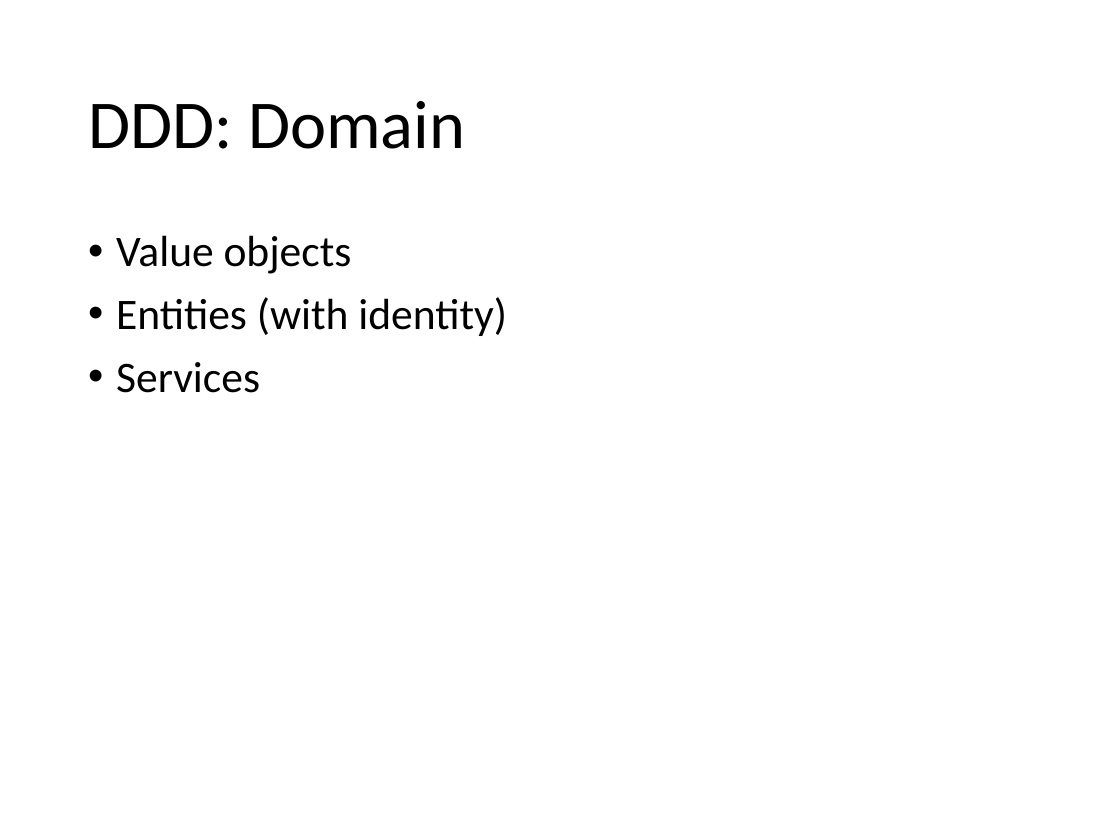
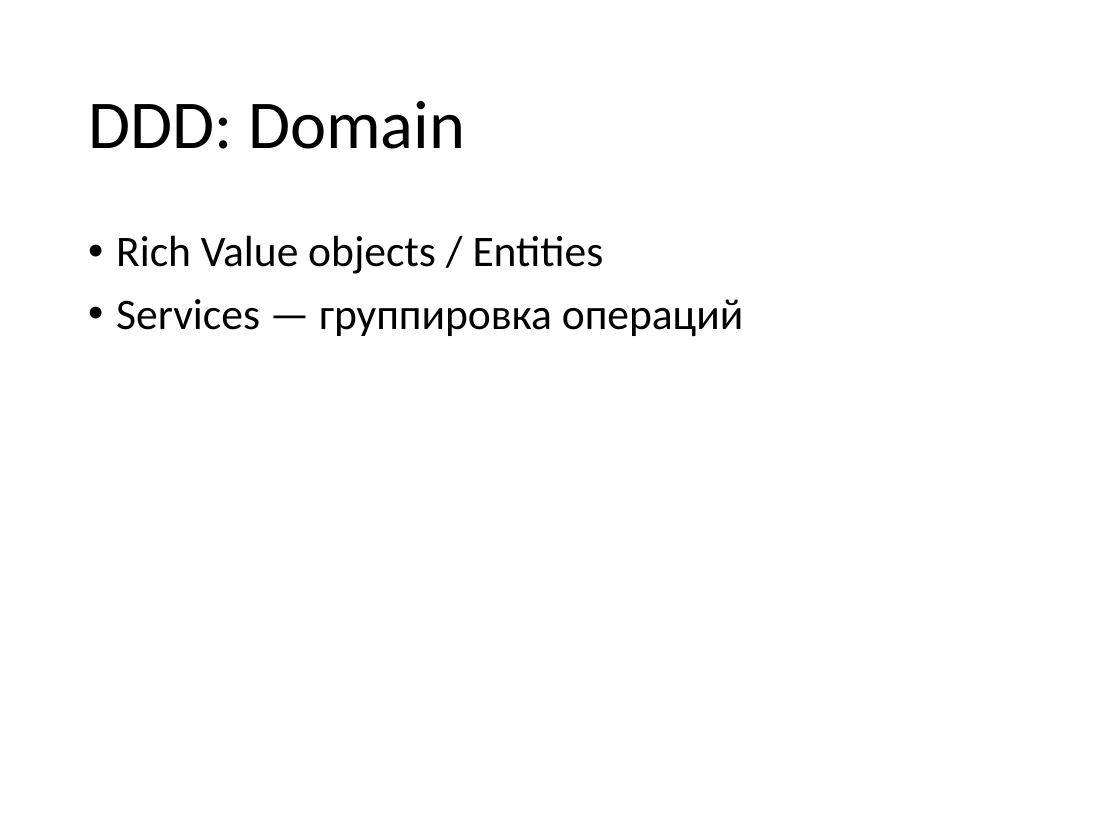
Before and after one commit to valertron/design, a slide deck: slide 50 of Design.pptx (slide 28 before the commit). Drawn at 1120x840 pixels with LibreOffice and Linux fonts; fonts in the diff are those of the drawing. Boxes give left, top, right and bottom in pixels: in the first picture for what was removed or moved away, otherwise in the second. Text is boxed around its words. In the diff, an @@ line names an element or a change of style, - is before the commit and + after.

```diff
--- a/Design.pptx
+++ b/Design.pptx
@@ text at (116, 235, 743, 336): text changed @@
-• Value objects
-• Entities (with identity)
-• Services
+• Rich Value objects / Entities
+• Services — группировка операций
```
Also in this commit, not shown: 17 other slides changed, 19 slides added, 2 slides removed, 1 other file.
